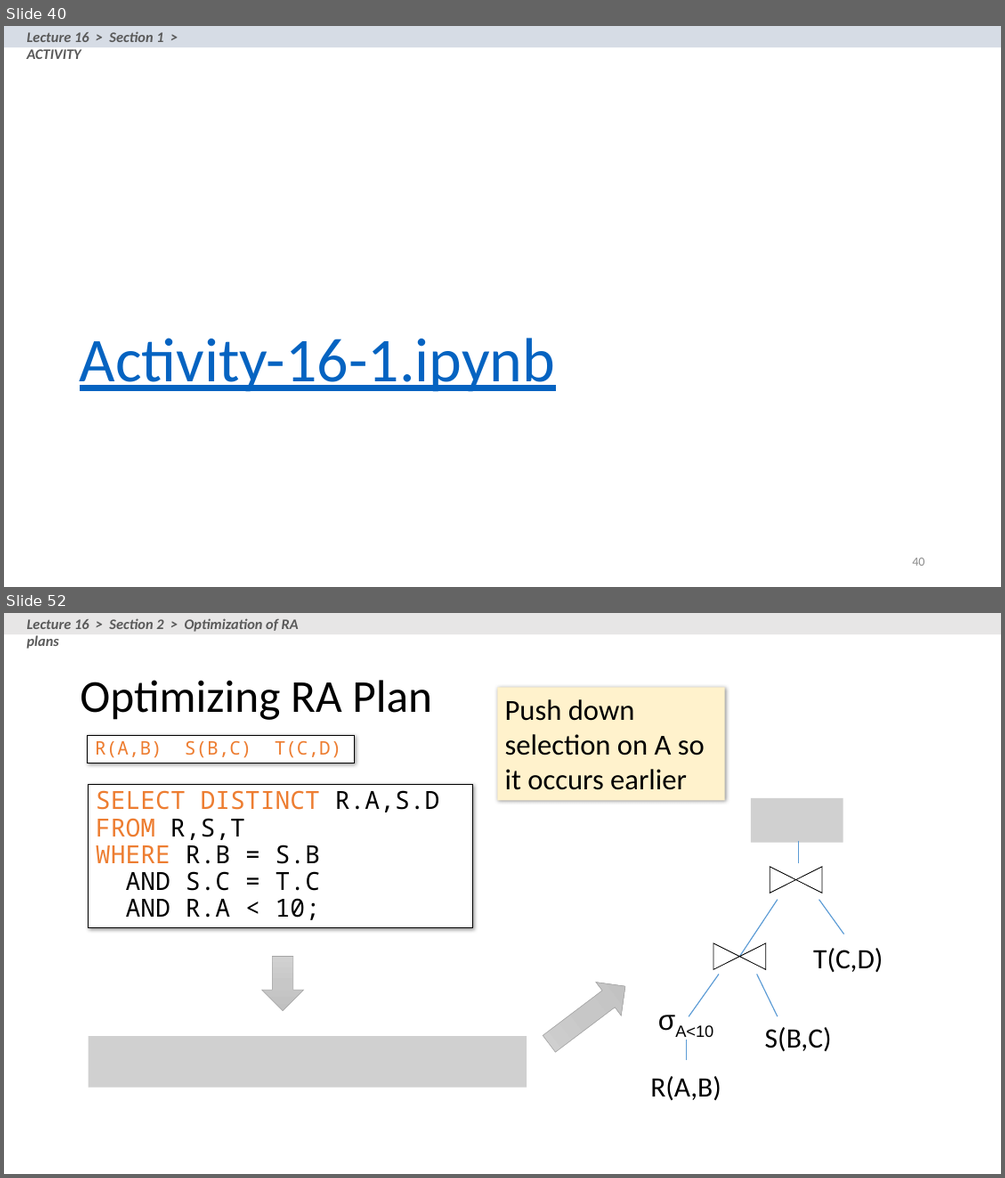
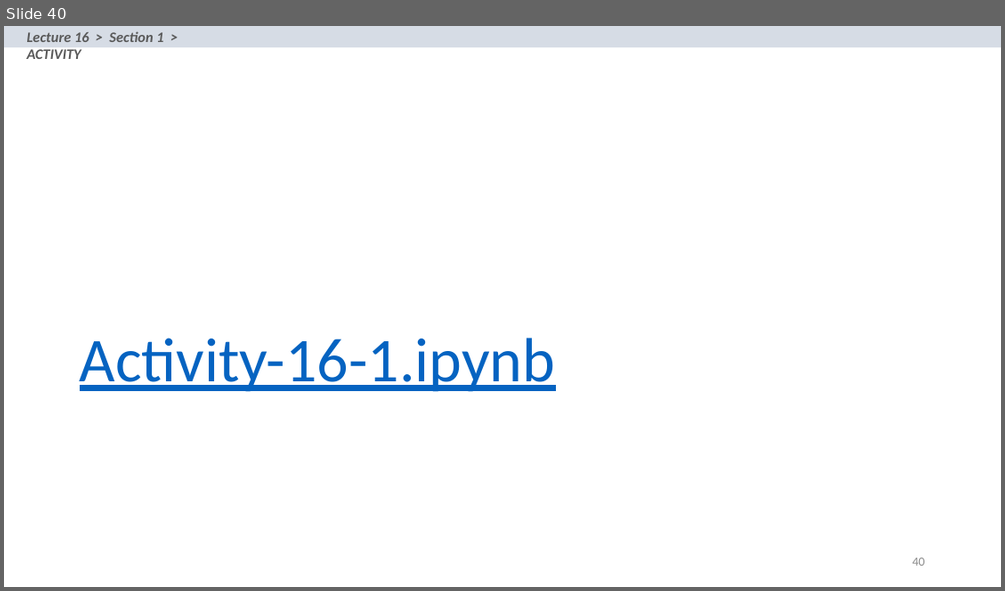
Before and after one commit to XIEQ/cs145-notebooks, a slide deck: lecture-16/Lecture_16_Relational_Algebra.pptx. Shown one above the other, each under a label of ours: slides 40 and 52 before the commit, slide 40 after it; the slides between them are not shown. The pictures are 1005x1178 and 1005x591 pixels, drawn with LibreOffice and Linux fonts; fonts in the diff are those of the drawing; grey boxes stand for pictures. Boxes give left, top, right and bottom in pixels: in the first picture for what was removed or moved away, otherwise in the second. Text is boxed around its words. In the diff, an @@ line names an element or a change of style, - is before the commit and + after.

```diff
--- a/lecture-16/Lecture_16_Relational_Algebra.pptx
+++ b/lecture-16/Lecture_16_Relational_Algebra.pptx
@@ slide 52 removed at <box>4,613,1001,1174</box>, background #FFFFFF @@
@@ rectangle removed at <box>4,613,1001,634</box> @@
@@ text removed at <box>27,618,299,649</box> @@
-Lecture 16 > Section 2 > Optimization of RA plans
@@ title removed at <box>80,680,432,720</box> @@
-Optimizing RA Plan
@@ rectangle removed at <box>498,687,725,800</box> @@
-Push down selection on A so it occurs earlier
@@ rectangle removed at <box>88,736,355,763</box> @@
-R(A,B) S(B,C) T(C,D)
@@ rectangle removed at <box>89,784,473,928</box> @@
-SELECT DISTINCT R.A,S.D
-FROM R,S,T
-WHERE R.B = S.B
-AND S.C = T.C
-AND R.A < 10;
@@ picture removed at <box>751,798,844,842</box> @@
@@ line removed from (798, 863) to (798, 841) @@
@@ flow chart collate removed at <box>770,867,823,893</box> @@
@@ line removed from (740, 957) to (777, 900) @@
@@ line removed from (844, 933) to (819, 900) @@
@@ down arrow removed at <box>262,957,304,1011</box> @@
@@ flow chart collate removed at <box>713,943,766,969</box> @@
@@ text removed at <box>813,948,882,972</box> @@
-T(C,D)
@@ down arrow removed at <box>536,970,638,1061</box> @@
@@ line removed from (689, 1017) to (719, 974) @@
@@ line removed from (777, 1017) to (757, 974) @@
@@ picture removed at <box>89,1037,526,1087</box> @@
@@ text removed at <box>675,1025,713,1040</box> @@
-σΑ<10
@@ line removed from (686, 1060) to (686, 1039) @@
@@ text removed at <box>765,1027,832,1051</box> @@
-S(B,C)
@@ text removed at <box>650,1076,721,1100</box> @@
-R(A,B)
```
Also in this commit, not shown: 18 slides changed, 14 other slides removed, 7 other files.
